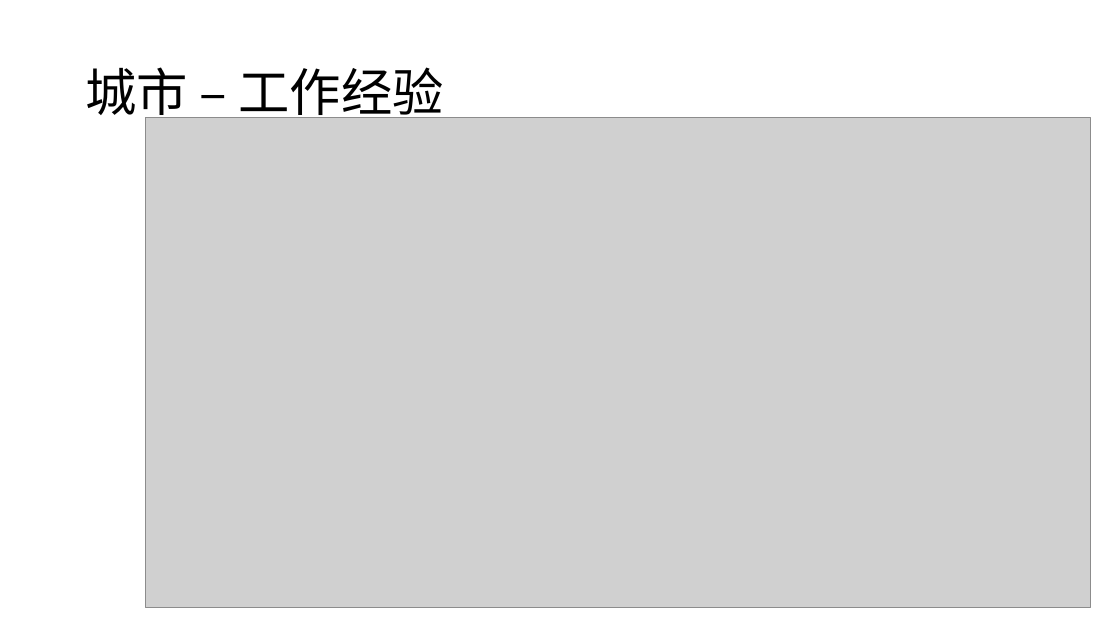
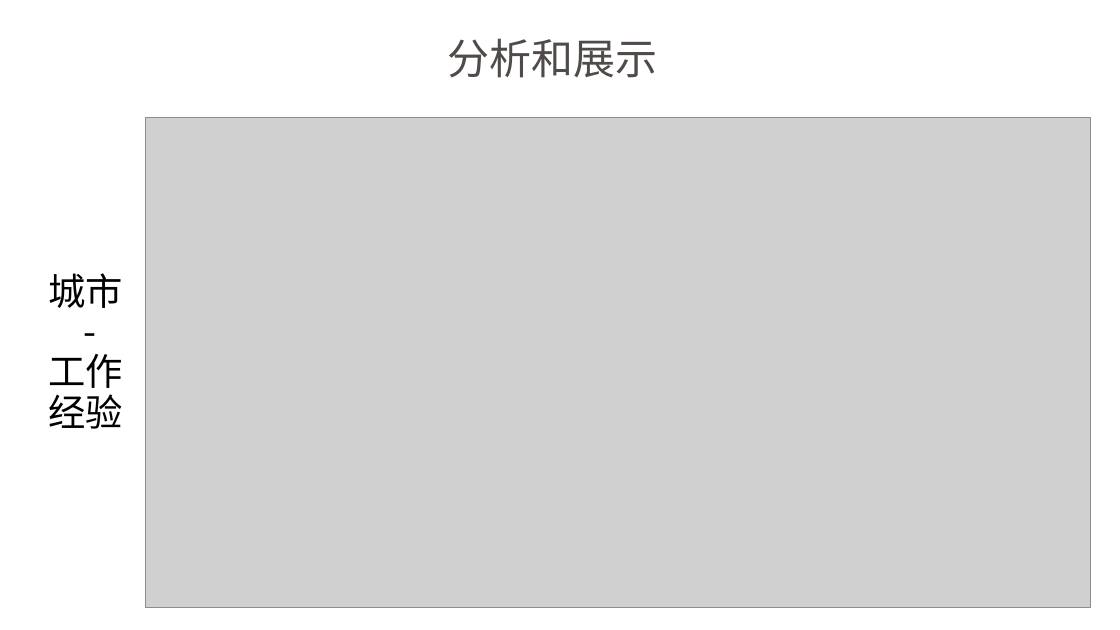
Before and after one commit to ShiyuNie/DataAnalysisSample-python, a slide deck: slide 10 of LagouAnalyst.pptx (slide 5 before the commit). Drawn at 1120x630 pixels with LibreOffice and Linux fonts; fonts in the diff are those of the drawing; grey boxes stand for pictures. Boxes give left, top, right and bottom in pixels: in the first picture for what was removed or moved away, otherwise in the second. Text is boxed around its words. In the diff, an @@ line names an element or a change of style, - is before the commit and + after.

```diff
--- a/LagouAnalyst.pptx
+++ b/LagouAnalyst.pptx
@@ text added at [447,38,657,78], 36 pt, text #504B48 @@
+分析和展示
@@ title at [48,273,123,429]: text changed; size 44 to 32 pt @@
-城市 – 工作经验
+城市 - 工作经验
```
Also in this commit, not shown: 13 other slides changed, 8 slides added, 3 slides removed.
